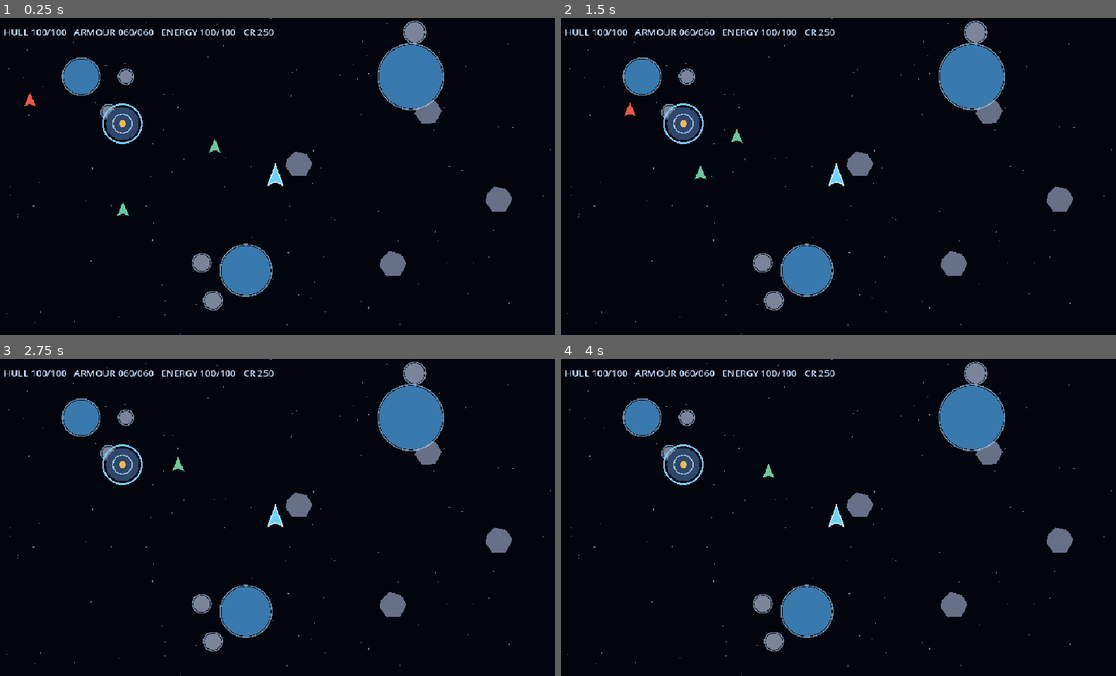
Above: before the commit, frames 1-4 (two rows, left to right).
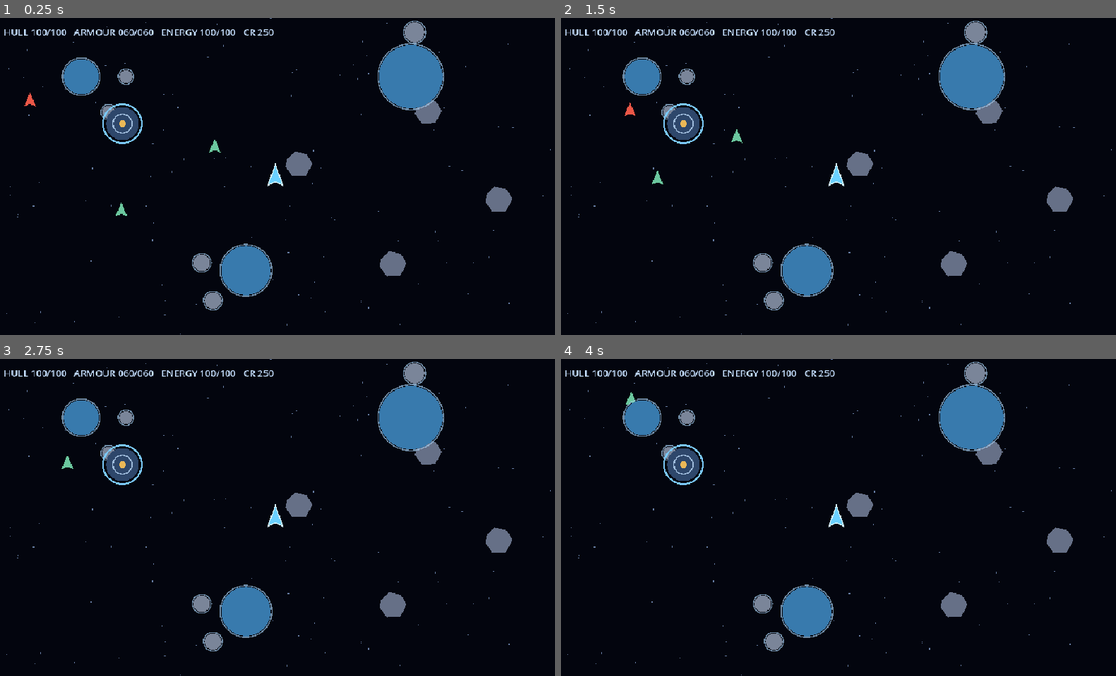
Above: after the commit, the same moments.

Repository: DARTVADER1-DROID/Star-Forge
Game: Godot game, scene res://scenes/main.tscn
Same seed, same stepped clock (60 frames per second), same inputs: the game is played once before the commit and once after it.
Inputs (mouse positions are in pixels of both pictures, inside the frame that each line leads up to):
- Up to frame 1 (0.25 s): no input
- Up to frame 2 (1.5 s): move the mouse to (960, 160) at 0.52 s; click (960, 160) at 0.67 s; drag from (721, 192) to (627, 109) at 1.27 s
- Up to frame 3 (2.75 s): move the mouse to (333, 447) at 2.02 s; click (333, 447) at 2.17 s
- Up to frame 4 (4 s): drag from (810, 580) to (666, 469) at 2.77 s; move the mouse to (1005, 565) at 3.52 s; click (1005, 565) at 3.67 s

The runs differ from the first frame. In frame 1, less than 0.1% of the frame differs, in the area x 20-24%, y 58-63%; in frame 2, less than 0.1%; in frame 3, less than 0.1%, in the area x 11-34%, y 30-36%; in frame 4, less than 0.1%.

Commit message:
Restore cargo selection, quantity, jettison and NPC salvage UI

Diff:
--- a/scripts/ui/touch_hud.gd
+++ b/scripts/ui/touch_hud.gd
@@ -20,6 +20,10 @@
 var _galaxy_buttons: VBoxContainer
 var _selected_system := ""
 var _jump_button: Button
+var _selected_item_id := "metal"
+var _selected_quantity := 1
+var _quantity_label: Label
+var _npc_loot_button: Button
 var _gameplay_blocked := false
 
 func _ready() -> void:
@@ -144,6 +148,38 @@
     var content: VBoxContainer = built.content
     _inventory_rows = VBoxContainer.new()
     content.add_child(_inventory_rows)
+    var quantity_row := HBoxContainer.new()
+    content.add_child(quantity_row)
+    var decrease := Button.new()
+    decrease.text = "- QTY"
+    decrease.pressed.connect(func():
+        _selected_quantity = maxi(1,_selected_quantity-1)
+        _update_quantity_label()
+    )
+    quantity_row.add_child(decrease)
+    _quantity_label = Label.new()
+    _quantity_label.size_flags_horizontal = Control.SIZE_EXPAND_FILL
+    _quantity_label.horizontal_alignment = HORIZONTAL_ALIGNMENT_CENTER
+    quantity_row.add_child(_quantity_label)
+    var increase := Button.new()
+    increase.text = "+ QTY"
+    increase.pressed.connect(func():
+        _selected_quantity = mini(int(GameState.inventory.get(_selected_item_id,0)),_selected_quantity+1)
+        _selected_quantity = maxi(1,_selected_quantity)
+        _update_quantity_label()
+    )
+    quantity_row.add_child(increase)
+    var jettison := Button.new()
+    jettison.text = "JETTISON SELECTED"
+    jettison.pressed.connect(func():
+        action_requested.emit("JETTISON","%s:%d" % [_selected_item_id,_selected_quantity])
+    )
+    content.add_child(jettison)
+    _npc_loot_button = Button.new()
+    _npc_loot_button.text = "NPC LOOT: OFF"
+    _npc_loot_button.toggle_mode = true
+    _npc_loot_button.pressed.connect(func(): action_requested.emit("NPC_LOOT",""))
+    content.add_child(_npc_loot_button)
     var close := Button.new()
     close.text = "CLOSE"
     close.pressed.connect(func(): _close_panels())
@@ -162,12 +198,36 @@
         label.size_flags_horizontal = Control.SIZE_EXPAND_FILL
         label.text = "%s  x%d" % [item.get("name",id),GameState.inventory[id]]
         row.add_child(label)
+        var select := Button.new()
+        select.text = "SELECT"
+        select.button_pressed = id == _selected_item_id
+        select.toggle_mode = true
+        select.pressed.connect(func():
+            _selected_item_id = id
+            _selected_quantity = maxi(1,int(GameState.inventory.get(id,0)))
+            _update_quantity_label()
+            refresh_inventory()
+        )
+        row.add_child(select)
         var sell := Button.new()
         sell.text = "SELL"
         sell.disabled = int(GameState.inventory[id]) <= 0
         sell.pressed.connect(func(): action_requested.emit("SELL",id))
         row.add_child(sell)
         _inventory_rows.add_child(row)
+    _update_quantity_label()
+
+func _update_quantity_label() -> void:
+    if not is_instance_valid(_quantity_label):
+        return
+    var available := int(GameState.inventory.get(_selected_item_id,0))
+    _selected_quantity = clampi(_selected_quantity,1,maxi(1,available))
+    _quantity_label.text = "%s  %d/%d" % [_selected_item_id,_selected_quantity,available]
+
+func set_npc_loot_enabled(enabled: bool) -> void:
+    if is_instance_valid(_npc_loot_button):
+        _npc_loot_button.button_pressed = enabled
+        _npc_loot_button.text = "NPC LOOT: ON" if enabled else "NPC LOOT: OFF"
 
 func toggle_inventory() -> void:
     _close_panels()
